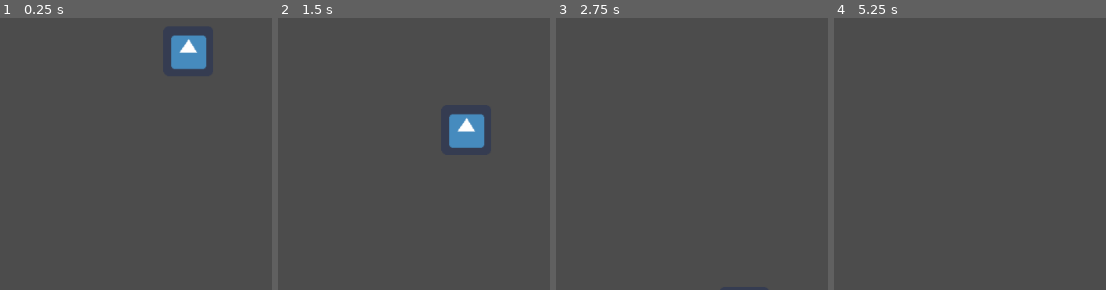
Above: before the commit, frames 1-4 (left to right).
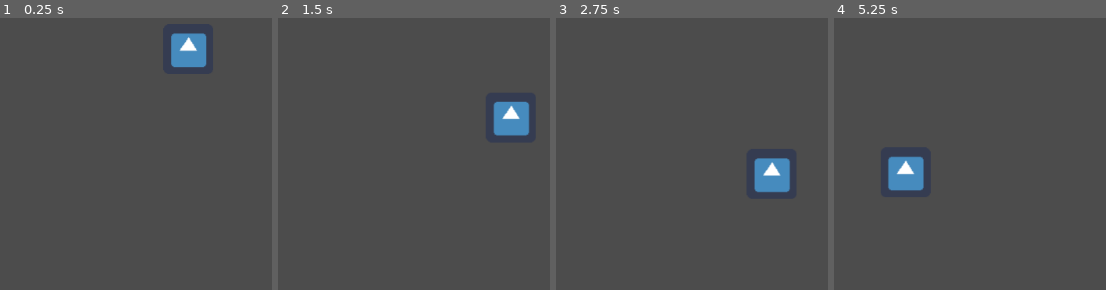
Above: after the commit, the same moments.

Repository: Jimmy-s-Test-Site/20210611_gmtk
Game: Godot game, scene res://Player/Lilou/PlayerTest.tscn
Two runs of this game, one before a commit and one after it. Both use one fixed random seed, a clock stepped at 60 frames per second and the inputs below. This scene is started directly instead of the project's main scene. The engine's default icon, where the game draws it, is replaced by a stand-in: a white triangle on a blue panel in a dark square.
Inputs (mouse positions are in pixels of both pictures, inside the frame that each line leads up to):
- Up to frame 1 (0.25 s): no input
- Up to frame 2 (1.5 s): move the mouse to (outside the picture) at 0.52 s; hold D (move_right) 0.53-1.28 s; hold S (decelerate) 0.53-1.28 s; move the mouse to (297, 80) at 1.27 s; hold A (move_left) from 1.28 s (still down); tap S (decelerate) at 1.35 s
- Up to frame 3 (2.75 s): move the mouse to (outside the picture) at 2.02 s; release A (move_left) at 2.03 s; hold D (move_right) from 2.03 s (still down); hold S (decelerate) from 2.03 s (still down)
- Up to frame 4 (5.25 s): move the mouse to (972, 148) at 2.77 s; release D (move_right) at 2.78 s; release S (decelerate) at 2.78 s; hold W (accelerate) 2.78-3.53 s; tap S (decelerate) at 2.85, 4.35 s; move the mouse to (outside the picture) at 3.52 s; hold S (decelerate) 3.53-4.28 s; hold A (move_left) from 3.53 s (still down); move the mouse to (outside the picture) at 4.27 s; move the mouse to (1051, 56) at 5.02 s; hold S (decelerate) from 5.03 s (still down)

The runs differ from the first frame. In frame 1, 0.4% of the frame differs, in the area x 62-77%, y 5-19%; in frame 2, 3.3%, in the area x 62-93%, y 30-48%; in frame 3, 1.6%; in frame 4, 1.7%.
Error before the commit: Invalid get index 'input_propel' (on base: 'RigidBody2D (Player.gd)'). (res://Player/Lilou/Player.gd:83)

Commit message:
Player skating movement done

Diff:
--- a/Player/Lilou/Player.gd
+++ b/Player/Lilou/Player.gd
@@ -8,8 +8,6 @@
 #	Grapple: LMB
 #	Ungrapple: RMB
 
-signal consumed_FEL(new_total)
-
 enum {
 	SKATE,
 	ATTACH
@@ -18,6 +16,7 @@
 # variables
 
 export var skate_max_speed := 100.0
+export var skate_speed := 90.0
 
 export var grapple_max_speed := 20.0
 export var grapple_max_distance := 200.0
@@ -50,7 +49,7 @@
 func input_manager() -> void:
 	self.input = Vector2(
 		Input.get_action_strength("move_right") - Input.get_action_strength("move_left"),
-		Input.get_action_strength("accelerate")   - Input.get_action_strength("decelerate")
+		Input.get_action_strength("decelerate") - Input.get_action_strength("accelerate")
 	).normalized()
 
 func enter_state() -> void:
@@ -65,7 +64,10 @@
 func do_state() -> void:
 	match self._state:
 		SKATE:
-			pass
+			self.apply_central_impulse(self.input * self.skate_speed)
+
+			if self.linear_velocity.length() > self.skate_max_speed:
+				self.linear_velocity = self.linear_velocity.normalized() * self.skate_max_speed
 		ATTACH:
 			var propel_direction := self.get_local_mouse_position().normalized()
 			self.apply_central_impulse(propel_direction.rotated(self.rotation).rotated(PI) * self.propel_speed)
@@ -76,11 +78,10 @@
 			$FireExtinguisher.process_material.direction = Vector3(propel_direction.x, propel_direction.y, 0)
 
 func leave_state(state: Physics2DDirectBodyState) -> void:
-	var is_touching_surface := state.get_contact_count() > 0
-
 	match self._state:
 		SKATE:
-			if self.input_propel and self.FEL_amount > 0:
+			# TODO: implement later :D
+			if false:
 				self.change_state(ATTACH)
 		ATTACH:
 			self.change_state(SKATE)
--- a/Player/Lilou/Player.tscn
+++ b/Player/Lilou/Player.tscn
@@ -1,7 +1,10 @@
-[gd_scene load_steps=4 format=2]
+[gd_scene load_steps=5 format=2]
 
 [ext_resource path="res://Player/Lilou/Player.gd" type="Script" id=1]
 [ext_resource path="res://icon.png" type="Texture" id=2]
+
+[sub_resource type="RectangleShape2D" id=2]
+extents = Vector2( 33, 33 )
 
 [sub_resource type="RectangleShape2D" id=1]
 extents = Vector2( 32, 32 )
@@ -9,6 +12,13 @@
 [node name="Player" type="RigidBody2D"]
 script = ExtResource( 1 )
 
+[node name="GravityArea" type="Area2D" parent="."]
+space_override = 3
+gravity_vec = Vector2( 0, 0 )
+
+[node name="CollisionShape2D" type="CollisionShape2D" parent="GravityArea"]
+shape = SubResource( 2 )
+
 [node name="Sprite" type="Sprite" parent="."]
 texture = ExtResource( 2 )
 
